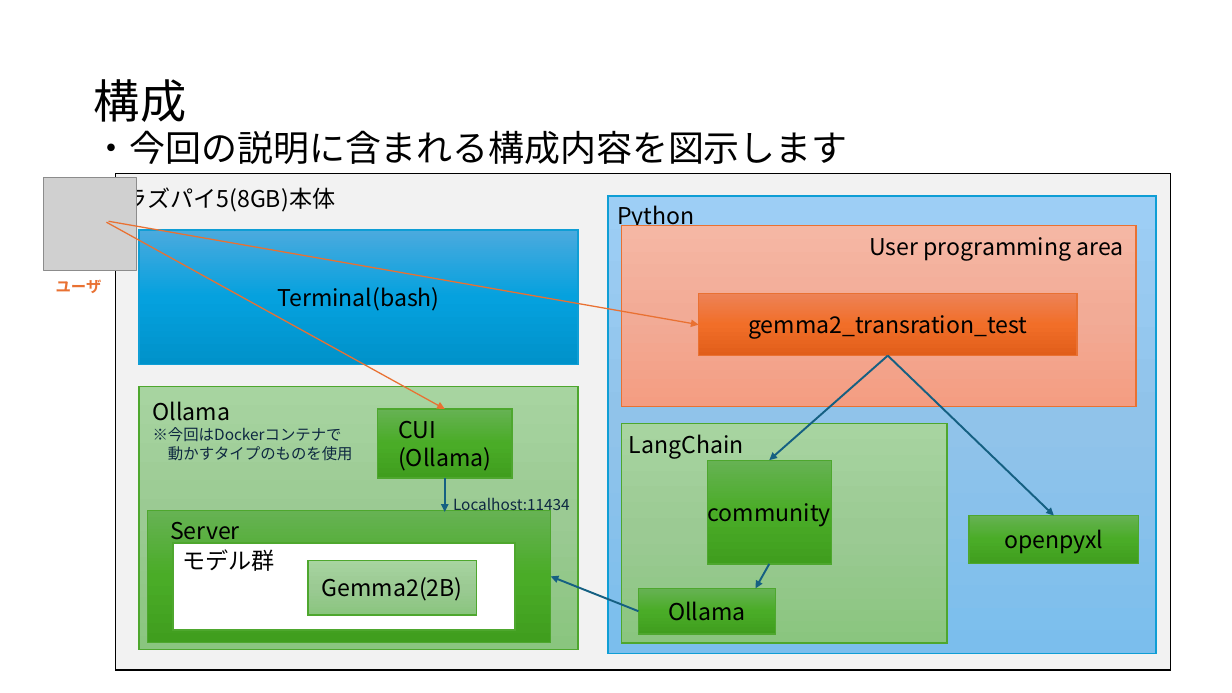
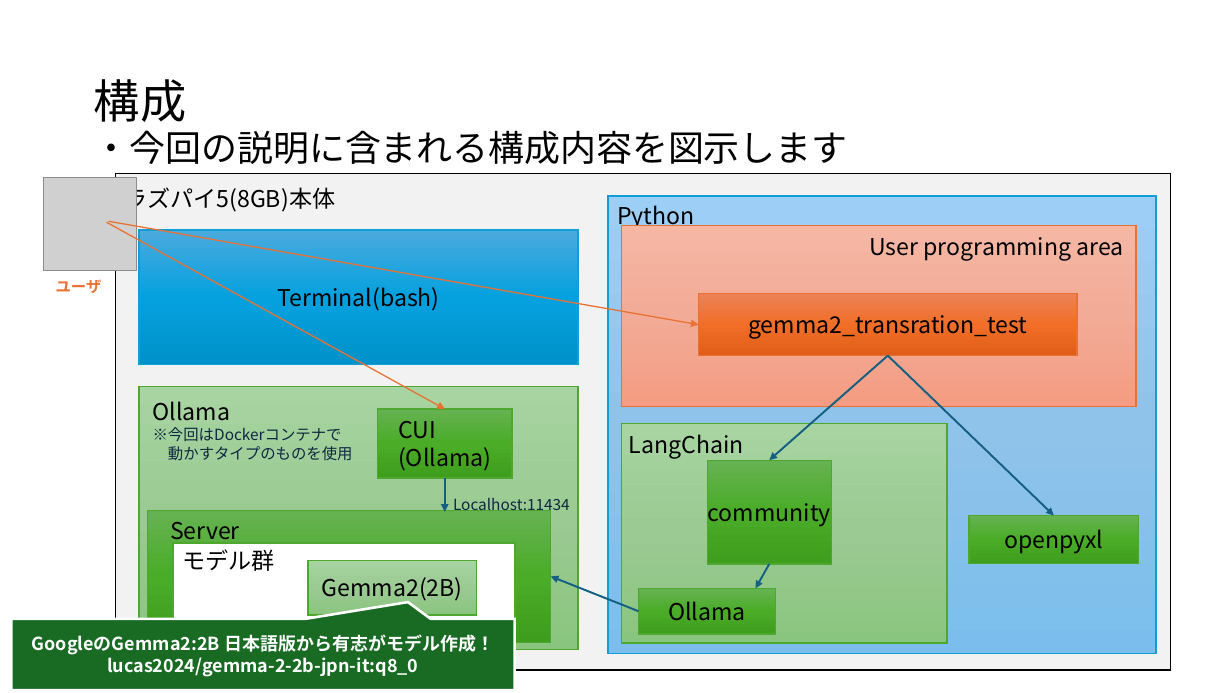
Before and after one commit to koga-miko/misc, a slide deck: slide 3 of raspberry-pi-report/ラズパイ5でローカルLLMを動かす.pptx. Drawn at 1232x693 pixels with LibreOffice and Linux fonts; fonts in the diff are those of the drawing; grey boxes stand for pictures. Boxes give left, top, right and bottom in pixels: in the first picture for what was removed or moved away, otherwise in the second. Text is boxed around its words. In the diff, an @@ line names an element or a change of style, - is before the commit and + after.

```diff
--- a/raspberry-pi-report/ラズパイ5でローカルLLMを動かす.pptx
+++ b/raspberry-pi-report/ラズパイ5でローカルLLMを動かす.pptx
@@ speech box added at [11,619,515,690], fill #196B24, outline #FFFFFF 2 pt, 14 pt, text #FFFFFF, bold @@
+GoogleのGemma2:2B 日本語版から有志がモデル作成！
+lucas2024/gemma-2-2b-jpn-it:q8_0
```
Also in this commit, not shown: 5 other slides changed.
